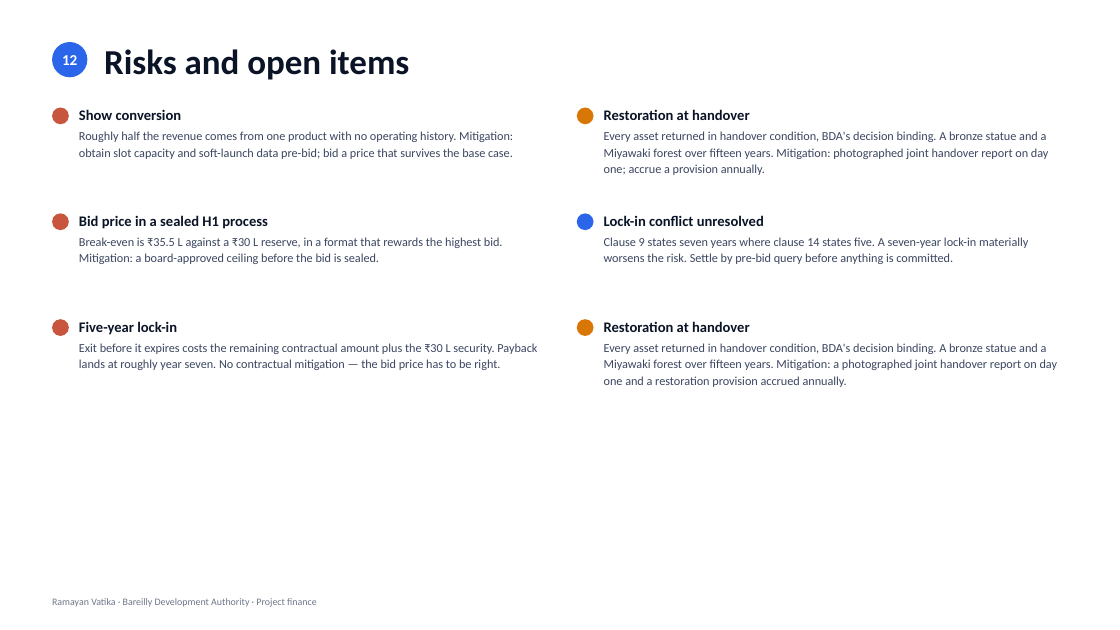
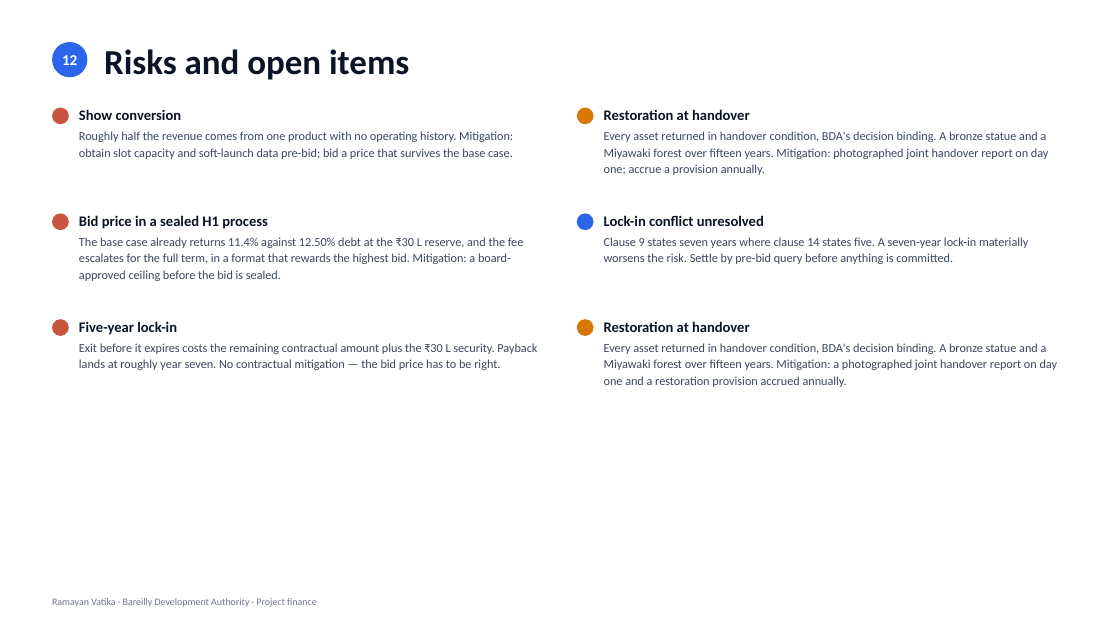
Before and after one commit to eodcfo/vappl-deck, a slide deck: slide 14 of pptx/EOD-Ramayan-Vatika-Project-Finance.pptx. Drawn at 1120x630 pixels with LibreOffice and Linux fonts; fonts in the diff are those of the drawing. Boxes give left, top, right and bottom in pixels: in the first picture for what was removed or moved away, otherwise in the second. Text is boxed around its words. In the diff, an @@ line names an element or a change of style, - is before the commit and + after.

```diff
--- a/pptx/EOD-Ramayan-Vatika-Project-Finance.pptx
+++ b/pptx/EOD-Ramayan-Vatika-Project-Finance.pptx
@@ text at box(79, 237, 524, 281): text changed @@
-Break-even is ₹35.5 L against a ₹30 L reserve, in a format that rewards the highest bid. Mitigation: a board-approved ceiling before the bid is sealed.
+The base case already returns 11.4% against 12.50% debt at the ₹30 L reserve, and the fee escalates for the full term, in a format that rewards the highest bid. Mitigation: a board-approved ceiling before the bid is sealed.
```
Also in this commit, not shown: 3 other slides changed, 11 other files.
